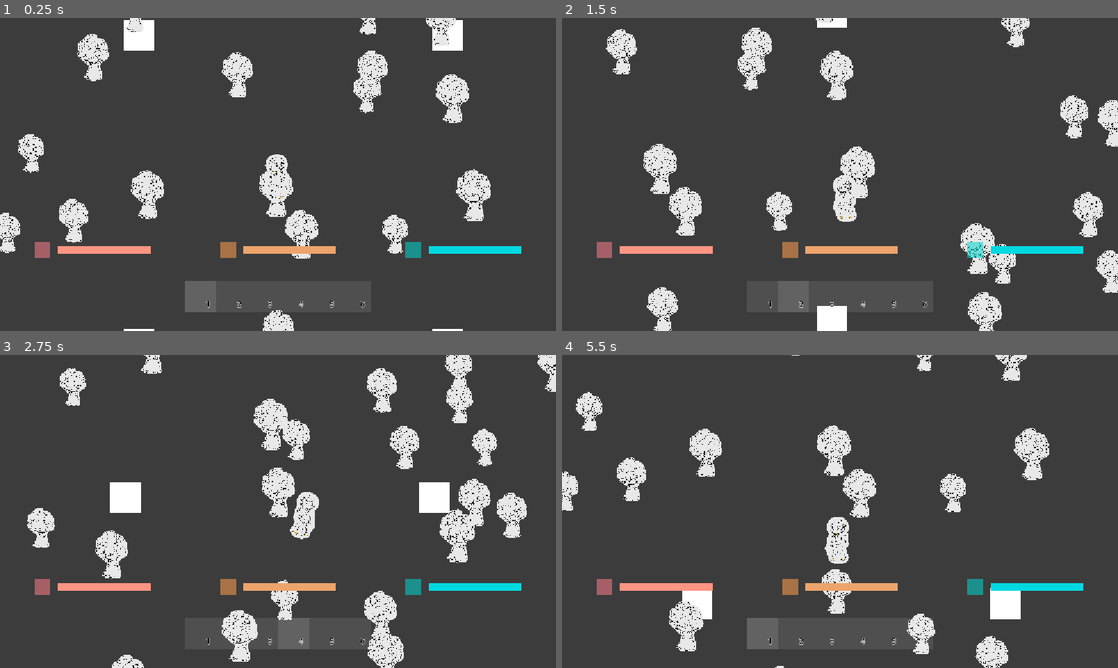
Above: before the commit, frames 1-4 (two rows, left to right).
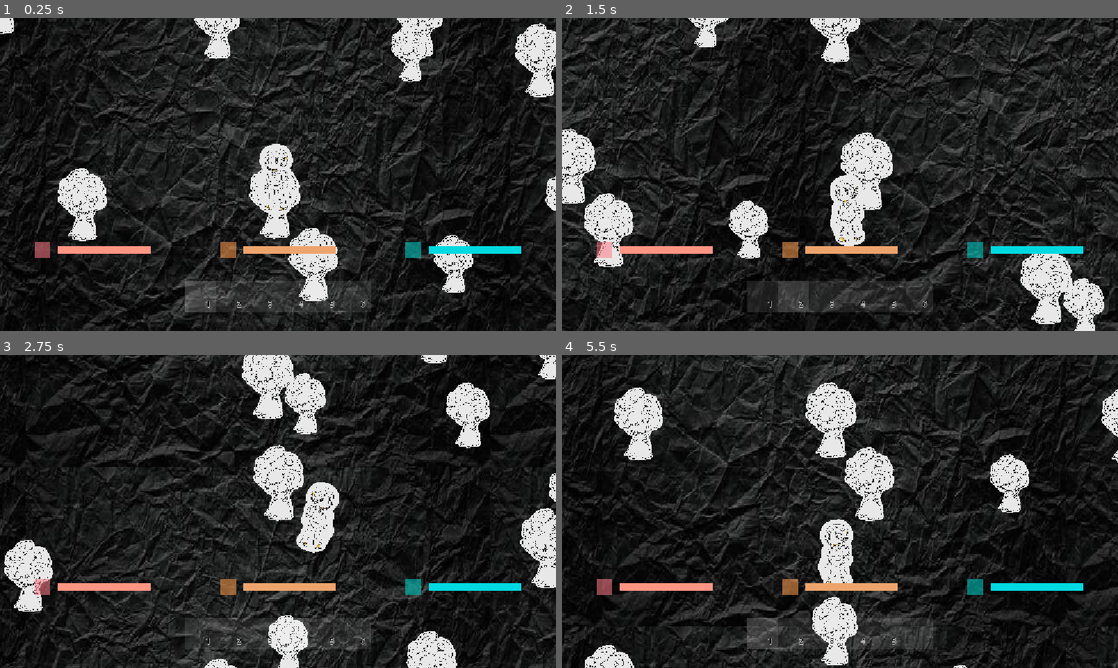
Above: after the commit, the same moments.

Repository: Duckwastakon/brackeysJam
Game: Godot game, scene res://map/map.tscn
Two runs of this game, one before a commit and one after it. Both use one fixed random seed, a clock stepped at 60 frames per second and the inputs below. The project has no main scene, so this scene is started directly.
Inputs (mouse positions are in pixels of both pictures, inside the frame that each line leads up to):
- Up to frame 1 (0.25 s): no input
- Up to frame 2 (1.5 s): tap Enter at 0.5 s; move the mouse to (962, 158) at 0.52 s; hold D (right) 0.53-1.28 s; tap 1 (1) at 0.6 s; tap 2 (2) at 0.8, 1.35 s; move the mouse to (728, 190) at 1.27 s; hold S (down) from 1.28 s (still down)
- Up to frame 3 (2.75 s): tap 3 (3) at 1.55, 2.1 s; move the mouse to (333, 442) at 2.02 s; release S (down) at 2.03 s; hold D (right) from 2.03 s (still down); tap 4 (4) at 2.3 s
- Up to frame 4 (5.5 s): move the mouse to (812, 574) at 2.77 s; release D (right) at 2.78 s; hold W (up) 2.78-3.53 s; tap 4 (4) at 2.85 s; tap 5 (5) at 3.05, 3.6 s; move the mouse to (1006, 558) at 3.52 s; hold A (left) 3.53-5.03 s; tap 6 (6) at 3.8, 4.35 s; move the mouse to (673, 464) at 4.27 s; tap Q (q) at 4.55, 5.1 s; move the mouse to (867, 511) at 5.02 s; hold S (down) from 5.03 s (still down); tap 1 (1) at 5.3 s

The runs differ from the first frame. In frame 1, 77% of the frame differs, in the area x 0-100%, y 0-100%; in frame 2, 75%; in frame 3, 78%; in frame 4, 79%.
Error in both runs: Invalid access to property or key of type 'String' on a base object of type 'Dictionary'. (res://player/player.gd:126)

Commit message:
animals move, camera zoom

Diff:
--- a/animals/gd/Rabbit.gd
+++ b/animals/gd/Rabbit.gd
@@ -16,8 +16,11 @@
 
 func _ready() -> void:
 	food = randi_range(1, 2)
+	if not switch.timeout.is_connected(_on_switch_timeout):
+		switch.timeout.connect(_on_switch_timeout)
+	switch.start()
 
-func _process(delta: float) -> void:
+func _physics_process(delta: float) -> void:
 	Global.wobble(rabbit, velocity)
 	velocity = movement * SPEED
 	move_and_slide()
--- a/map/map.tscn
+++ b/map/map.tscn
@@ -2,6 +2,7 @@
 
 [ext_resource type="Script" uid="uid://l5vtpm1y7iq4" path="res://map/map.gd" id="1_2c7f8"]
 [ext_resource type="PackedScene" uid="uid://bu0pmkhglv6yv" path="res://resources/resource.tscn" id="2_d5eay"]
+[ext_resource type="Texture2D" uid="uid://ckbwwcjcs8byy" path="res://paper.jpg" id="2_kxmgb"]
 [ext_resource type="PackedScene" uid="uid://ug4iwky8f33o" path="res://player/player.tscn" id="3_v01jy"]
 [ext_resource type="PackedScene" uid="uid://cwmvg7l3ycbpd" path="res://animals/scene/bear.tscn" id="4_5jdw0"]
 [ext_resource type="PackedScene" uid="uid://36aywxoprrye" path="res://animals/scene/deer.tscn" id="5_kxmgb"]
@@ -24,6 +25,11 @@
 offset_right = 640.0
 offset_bottom = 640.0
 color = Color(0.2357319, 0.23573193, 0.2357319, 1)
+
+[node name="Paper" type="Sprite2D" parent="background" unique_id=1432470522]
+position = Vector2(320, 320.00003)
+scale = Vector2(1.2190477, 1.8285716)
+texture = ExtResource("2_kxmgb")
 
 [node name="body" type="Area2D" parent="background" unique_id=509012256]
 
@@ -91,6 +97,7 @@
 shape = SubResource("RectangleShape2D_1h7af")
 
 [node name="tile" type="ColorRect" parent="background" unique_id=495648281]
+visible = false
 layout_mode = 0
 offset_right = 64.0
 offset_bottom = 64.0
@@ -99,6 +106,7 @@
 position = Vector2(319, 108)
 
 [node name="resource" parent="." unique_id=554154062 instance=ExtResource("2_d5eay")]
+z_index = 1
 position = Vector2(32, 32)
 scale = Vector2(0.5, 0.5)
 
@@ -108,12 +116,16 @@
 [node name="animals" type="Node2D" parent="." unique_id=1098914366]
 
 [node name="bear" parent="animals" unique_id=1522132298 instance=ExtResource("4_5jdw0")]
+z_index = 2
 
 [node name="deer" parent="animals" unique_id=1165020948 instance=ExtResource("5_kxmgb")]
+z_index = 2
 
 [node name="fox" parent="animals" unique_id=937449899 instance=ExtResource("6_e8e5r")]
+z_index = 2
 
 [node name="Rabbit" parent="animals" unique_id=1403473603 instance=ExtResource("7_112ik")]
+z_index = 2
 
 [connection signal="body_entered" from="background/body" to="." method="_on_body_body_entered"]
 [connection signal="body_exited" from="background/load" to="." method="_on_load_body_exited"]
--- a/player/player.tscn
+++ b/player/player.tscn
@@ -26,6 +26,7 @@
 [node name="AttackingController" parent="." unique_id=1000186162 instance=ExtResource("3_g1dw6")]
 
 [node name="Camera2D" type="Camera2D" parent="." unique_id=274782353]
+zoom = Vector2(1.5, 1.5)
 position_smoothing_enabled = true
 position_smoothing_speed = 8.0
 
